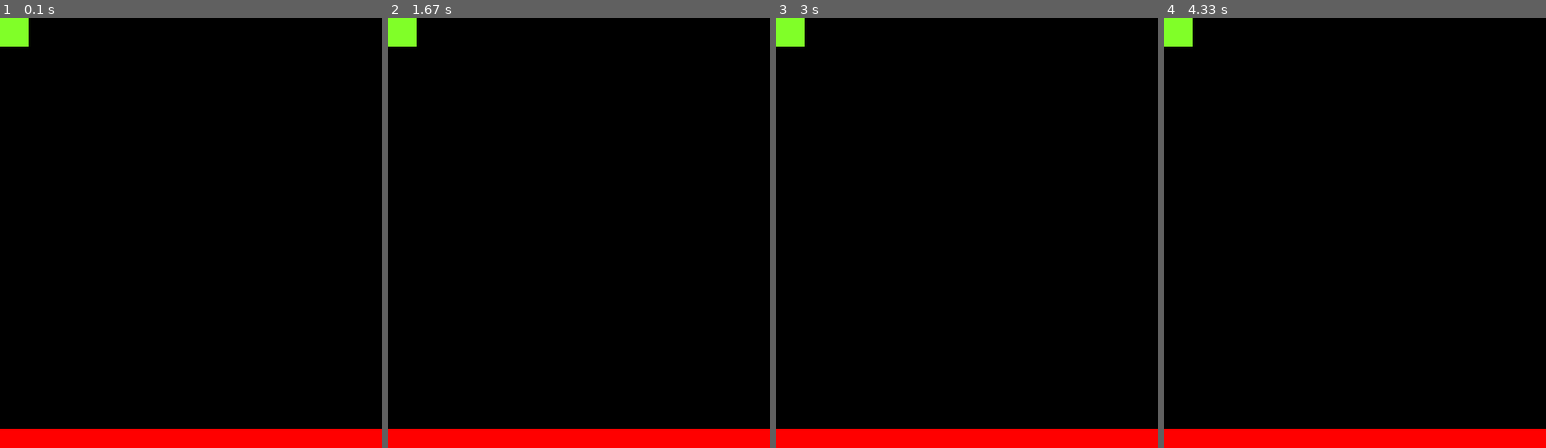
Above: before the commit, frames 1-4 (left to right).
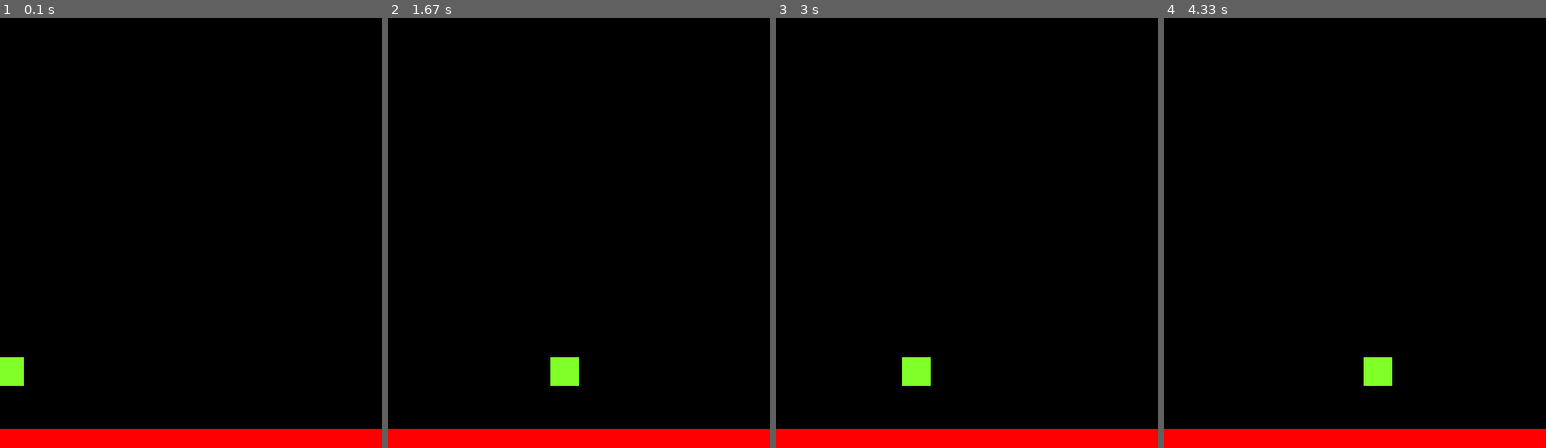
Above: after the commit, the same moments.

Repository: danadrianmirea/pygame-playground
Game: pygame game, started from pygame_platformer.py
The game is run twice, just before and just after one commit, with the same random seed, the same clock (stepped at 60 frames per second) and the same inputs.
Inputs:
- Up to frame 1 (0.1 s): no input
- Up to frame 2 (1.67 s): hold Right 0.33-0.8 s; hold Right 0.83-1.3 s; hold Left from 1.33 s (still down)
- Up to frame 3 (3 s): release Left at 1.87 s; hold Left 1.9-2.3 s; hold Right 2.33-2.97 s
- Up to frame 4 (4.33 s): hold Left 3-3.47 s; hold Right 3.5-3.97 s; hold Right from 4 s (still down)

The runs differ from the first frame. In frame 1, 0.9% of the frame differs, in the area x 0-8%, y 0-86%; in frame 2, 1.0%, in the area x 0-50%, y 0-86%; in frame 3, 1.0%; in frame 4, 1.0%.

Commit message:
call move function from main loop

Diff:
--- a/pygame_platformer.py
+++ b/pygame_platformer.py
@@ -53,11 +53,11 @@
 pygame.display.set_caption("Game")
 
 PT1 = platform()
-P1 = Player()
+player = Player()
 
 all_sprites = pygame.sprite.Group()
 all_sprites.add(PT1)
-all_sprites.add(P1)
+all_sprites.add(player)
 
 while True:
     for event in pygame.event.get():
@@ -65,10 +65,12 @@
             pygame.quit()
             sys.exit()
 
+    # update
+    player.move()
+
+    # draw
     displaysurface.fill((0,0,0))
-
     for entity in all_sprites:
         displaysurface.blit(entity.surf, entity.rect)
-
     pygame.display.update()
     FramePerSec.tick(FPS)
